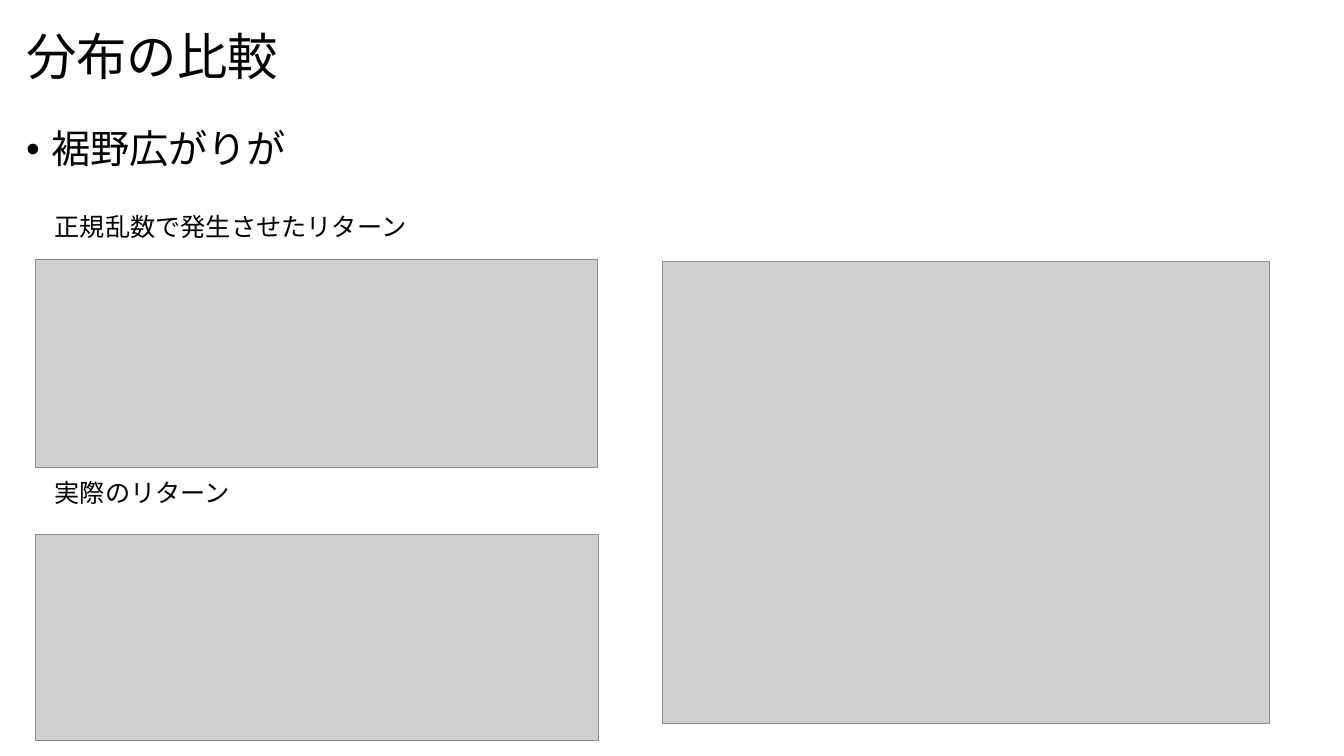
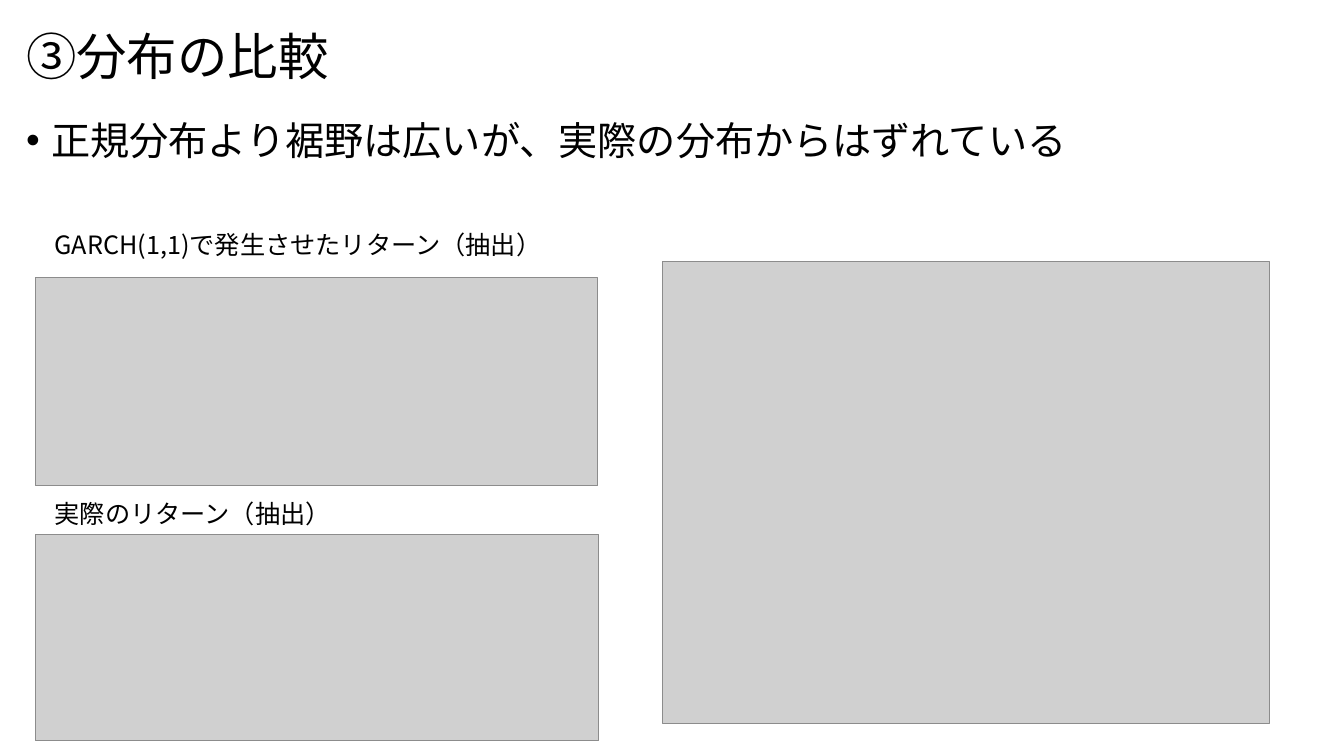
Before and after one commit to nakayasu720/report, a slide deck: slide 16 of 時系列データの生成.pptx. Drawn at 1344x756 pixels with LibreOffice and Linux fonts; fonts in the diff are those of the drawing; grey boxes stand for pictures. Boxes give left, top, right and bottom in pixels: in the first picture for what was removed or moved away, otherwise in the second. Text is boxed around its words. In the diff, an @@ line names an element or a change of style, - is before the commit and + after.

```diff
--- a/時系列データの生成.pptx
+++ b/時系列データの生成.pptx
@@ title at bbox=[26, 32, 328, 80]: text changed @@
-分布の比較
+③分布の比較
@@ text at bbox=[51, 122, 1066, 159]: text changed @@
-• 裾野広がりが
+• 正規分布より裾野は広いが、実際の分布からはずれている
@@ text at bbox=[55, 232, 542, 259]: text changed @@
-正規乱数で発生させたリターン
+GARCH(1,1)で発生させたリターン（抽出）
@@ picture: place and size @@
-picture at bbox=[35, 259, 598, 467]
+picture at bbox=[35, 278, 598, 486]
@@ text at bbox=[55, 501, 331, 526]: text changed @@
-実際のリターン
+実際のリターン（抽出）
```
Also in this commit, not shown: 17 other slides changed, 5 slides added, 3 slides removed.
